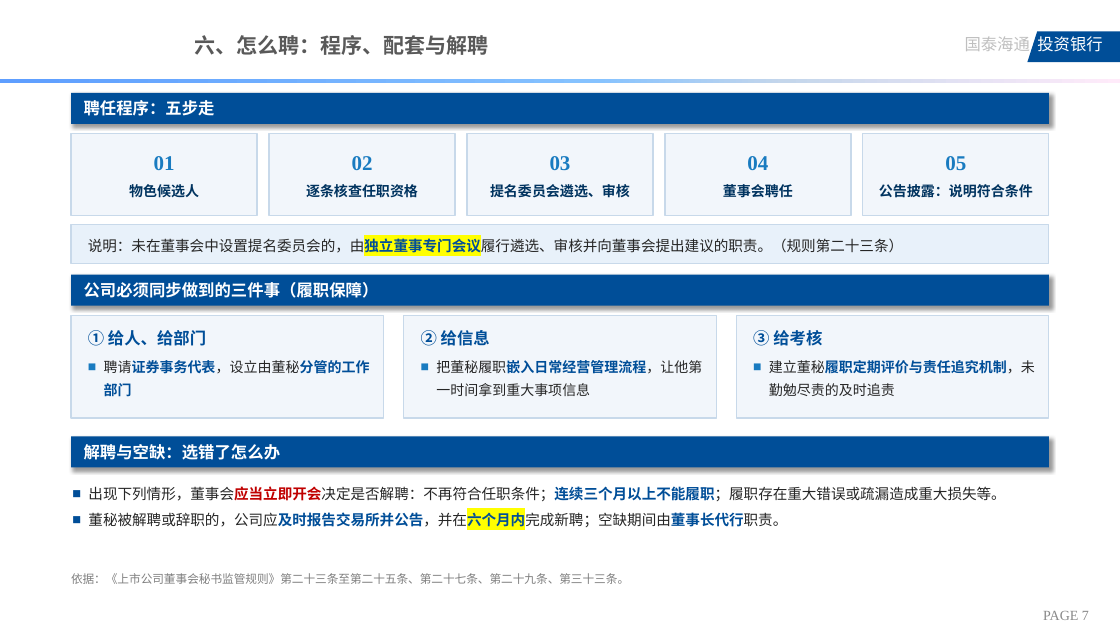
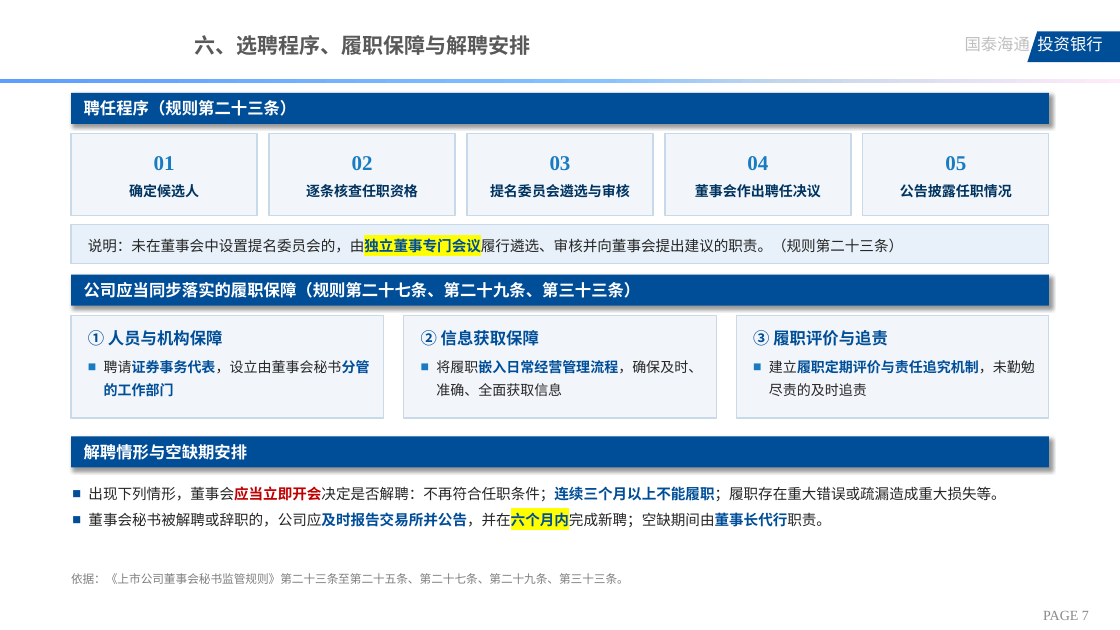
Before and after one commit to xid013-ux/JXD, a slide deck: slide 7 of output/上市公司董事会秘书选聘指引.pptx. Drawn at 1120x630 pixels with LibreOffice and Linux fonts; fonts in the diff are those of the drawing; background and template pictures are left out. Boxes give left, top, right and bottom in pixels: in the first picture for what was removed or moved away, otherwise in the second. Text is boxed around its words. In the diff, an @@ line names an element or a change of style, - is before the commit and + after.

```diff
--- a/output/上市公司董事会秘书选聘指引.pptx
+++ b/output/上市公司董事会秘书选聘指引.pptx
@@ text at (194, 35, 530, 55): text changed @@
-六、怎么聘：程序、配套与解聘
+六、选聘程序、履职保障与解聘安排
@@ text in rectangle at (84, 100, 297, 116): text changed @@
-聘任程序：五步走
+聘任程序（规则第二十三条）
@@ text in rectangle at (129, 184, 199, 197): text changed @@
-物色候选人
+确定候选人
@@ text in rectangle at (490, 184, 630, 197): text changed @@
-提名委员会遴选、审核
+提名委员会遴选与审核
@@ text in rectangle at (695, 184, 821, 198): text changed @@
-董事会聘任
+董事会作出聘任决议
@@ text in rectangle at (900, 184, 1012, 197): text changed @@
-公告披露：说明符合条件
+公告披露任职情况
@@ text in rectangle at (84, 282, 641, 298): text changed @@
-公司必须同步做到的三件事（履职保障）
+公司应当同步落实的履职保障（规则第二十七条、第二十九条、第三十三条）
@@ text in rectangle at (88, 330, 370, 397): text changed @@
-① 给人、给部门
-■ 聘请证券事务代表，设立由董秘分管的工作部门
+① 人员与机构保障
+■ 聘请证券事务代表，设立由董事会秘书分管的工作部门
@@ text in rectangle at (421, 330, 702, 396): text changed @@
-② 给信息
-■ 把董秘履职嵌入日常经营管理流程，让他第一时间拿到重大事项信息
+② 信息获取保障
+■ 将履职嵌入日常经营管理流程，确保及时、准确、全面获取信息
@@ text in rectangle at (753, 330, 1035, 396): text changed @@
-③ 给考核
-■ 建立董秘履职定期评价与责任追究机制，未勤勉尽责的及时追责
+③ 履职评价与追责
+■ 建立履职定期评价与责任追究机制，未勤勉尽责的及时追责
@@ text in rectangle at (84, 444, 248, 460): text changed @@
-解聘与空缺：选错了怎么办
+解聘情形与空缺期安排
@@ text at (88, 510, 831, 529): text changed @@
-■ 董秘被解聘或辞职的，公司应及时报告交易所并公告，并在六个月内完成新聘；空缺期间由董事长代行职责。
+■ 董事会秘书被解聘或辞职的，公司应及时报告交易所并公告，并在六个月内完成新聘；空缺期间由董事长代行职责。
```
Also in this commit, not shown: 6 other slides changed.
